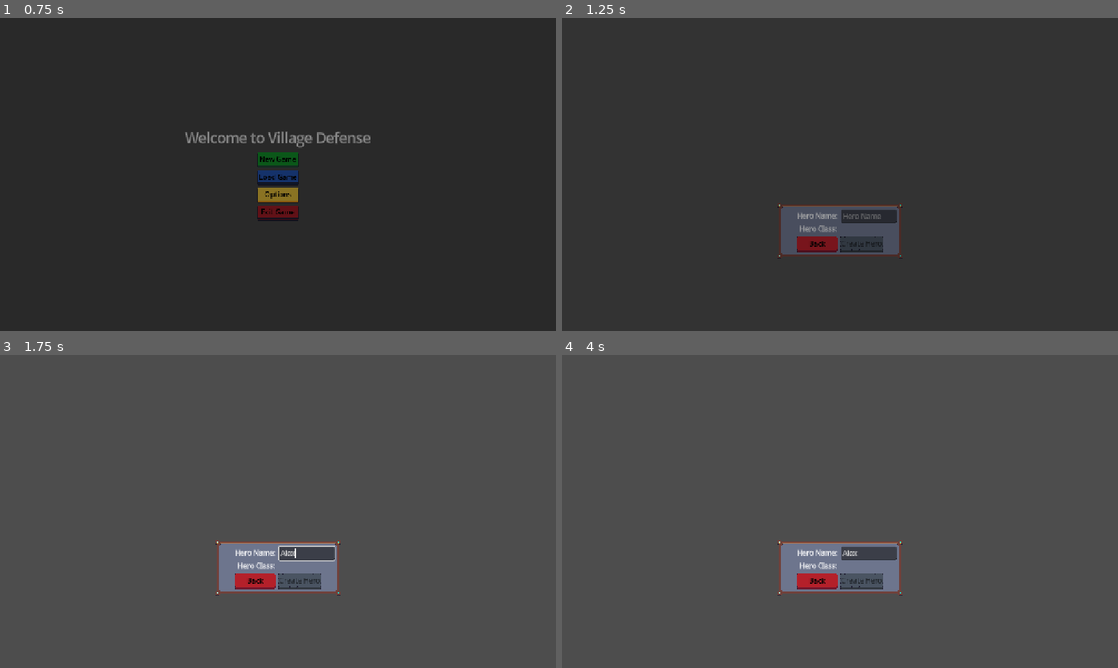
Above: before the commit, frames 1-4 (two rows, left to right).
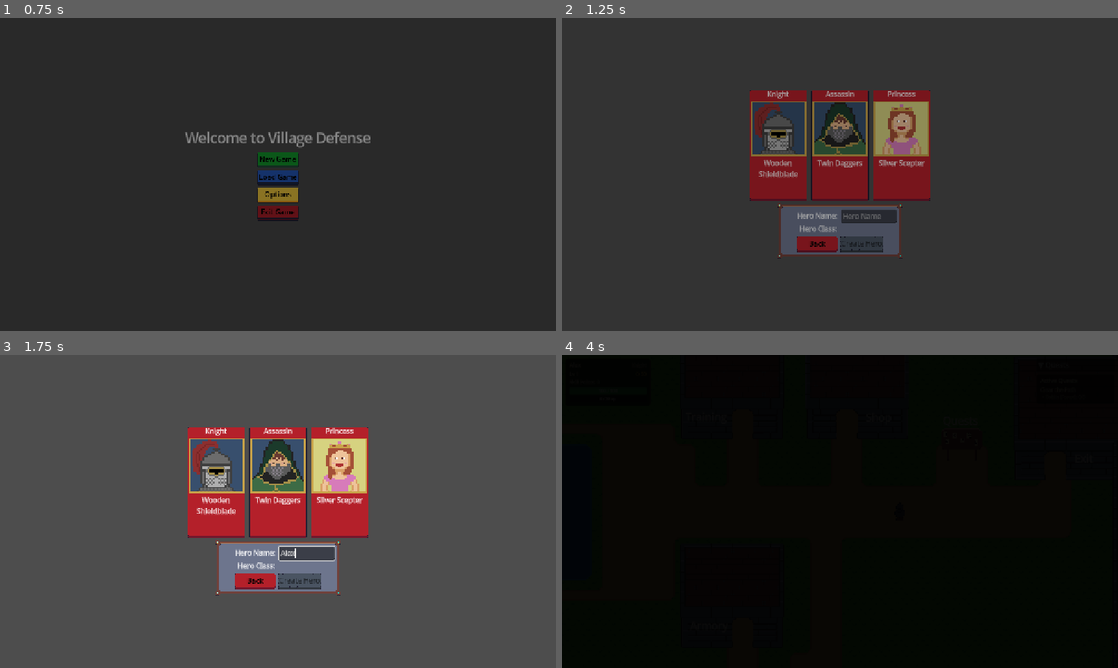
Above: after the commit, the same moments.

Repository: navtges3/PixelValley
Game: Godot game, scene res://scenes/ui/screens/main_menu_screen.tscn
Same seed, same stepped clock (60 frames per second), same inputs: the game is played once before the commit and once after it. Sound files missing from this copy of the repository are replaced by a short silence.
Inputs (mouse positions are in pixels of both pictures, inside the frame that each line leads up to):
- Up to frame 1 (0.75 s): click "New Game" at 0.5 s
- Up to frame 2 (1.25 s): no input
- Up to frame 3 (1.75 s): click (305, 552) at 1.27 s; type "Alex" at 1.35 s
- Up to frame 4 (4 s): click (778, 483) at 2.02 s; click (862, 580) at 2.75 s, where only the run after the commit has a clickable "Create Hero"; click (840, 423) at 3.5 s, where only the run after the commit has a clickable "Empty Slot"

Frame 1 is identical in both runs. In frame 2, 8.9% of the frame differs, in the area x 33-67%, y 23-59%; in frame 3, 11%; in frame 4, 100%, in the area x 0-100%, y 0-100%.
Error before the commit: Parse Error: Could not resolve class "Combatant". (res://scripts/characters/hero.gd:1)

Commit message:
Refactor active effects declaration in Combatant class and update battle setup logic in BattleScreen to use direct config parameter

Diff:
--- a/scripts/characters/combatant.gd
+++ b/scripts/characters/combatant.gd
@@ -7,7 +7,7 @@
 @export var portrait: Texture2D
 @export var battle_visual: BattleVisualData
 @export var world_visual: SpriteFrames
-@export var active_effects: Array[ActiveEffect] = []
+@export var active_effects: Array = []
 @export var stat_block: StatBlock
 var rest_cooldown = 0
 
--- a/scripts/ui/screens/battle_screen.gd
+++ b/scripts/ui/screens/battle_screen.gd
@@ -23,13 +23,15 @@
 
 var hero_visual: BattleCharacter
 var monster_visual: BattleCharacter
+var battle_config: Dictionary = {}
 
 func _ready() -> void:
 	_empty_option_list()
 
 func setup(config: Dictionary) -> void:
+	battle_config = config
 	_spawn_hero()
-	battle_manager.setup_battle(battle_config)
+	battle_manager.setup_battle(config)
 
 # --- Hero ---
 func _spawn_hero() -> void:
